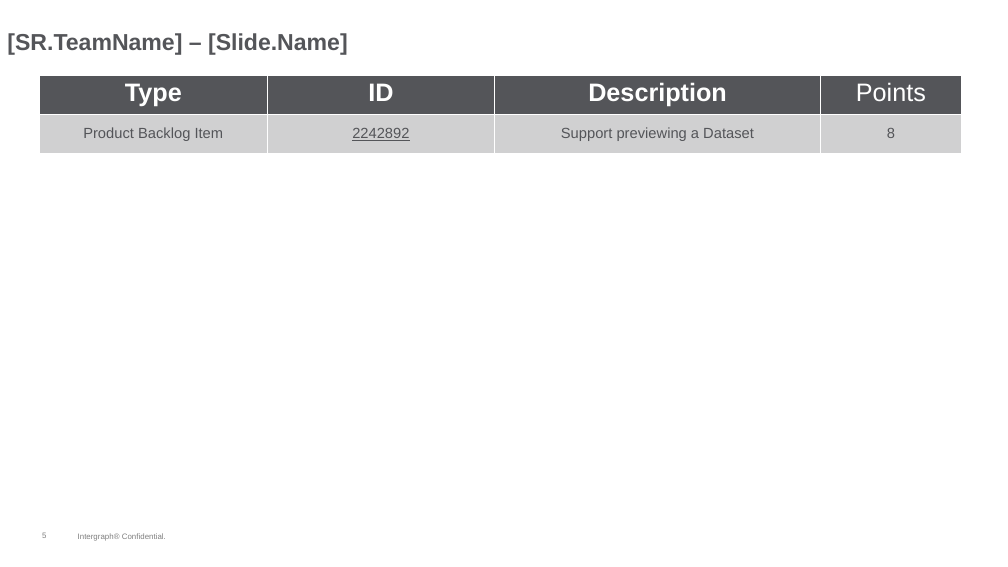
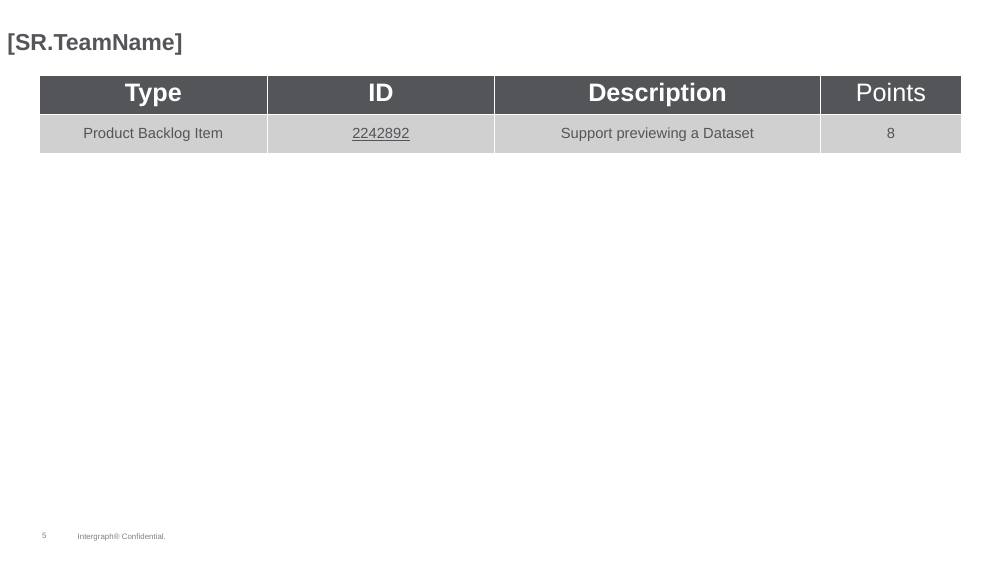
Before and after one commit to Pipecasso/AliasPaul, a slide deck: slide 5 of autosprintreview/Sprint Review Template.pptx. Drawn at 1008x567 pixels with LibreOffice and Linux fonts; fonts in the diff are those of the drawing; background and template pictures are left out. Boxes give left, top, right and bottom in pixels: in the first picture for what was removed or moved away, otherwise in the second. Text is boxed around its words. In the diff, an @@ line names an element or a change of style, - is before the commit and + after.

```diff
--- a/autosprintreview/Sprint Review Template.pptx
+++ b/autosprintreview/Sprint Review Template.pptx
@@ text at (7, 33, 182, 55): text changed @@
-[SR.TeamName] – [Slide.Name]
+[SR.TeamName]
```
Also in this commit, not shown: 6 other files.
